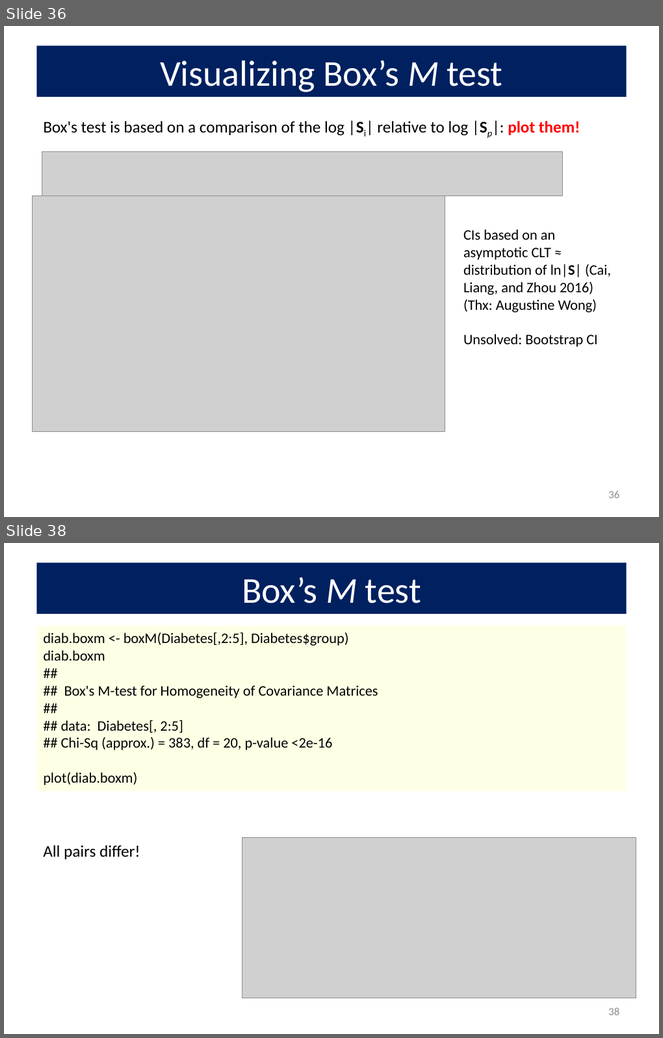
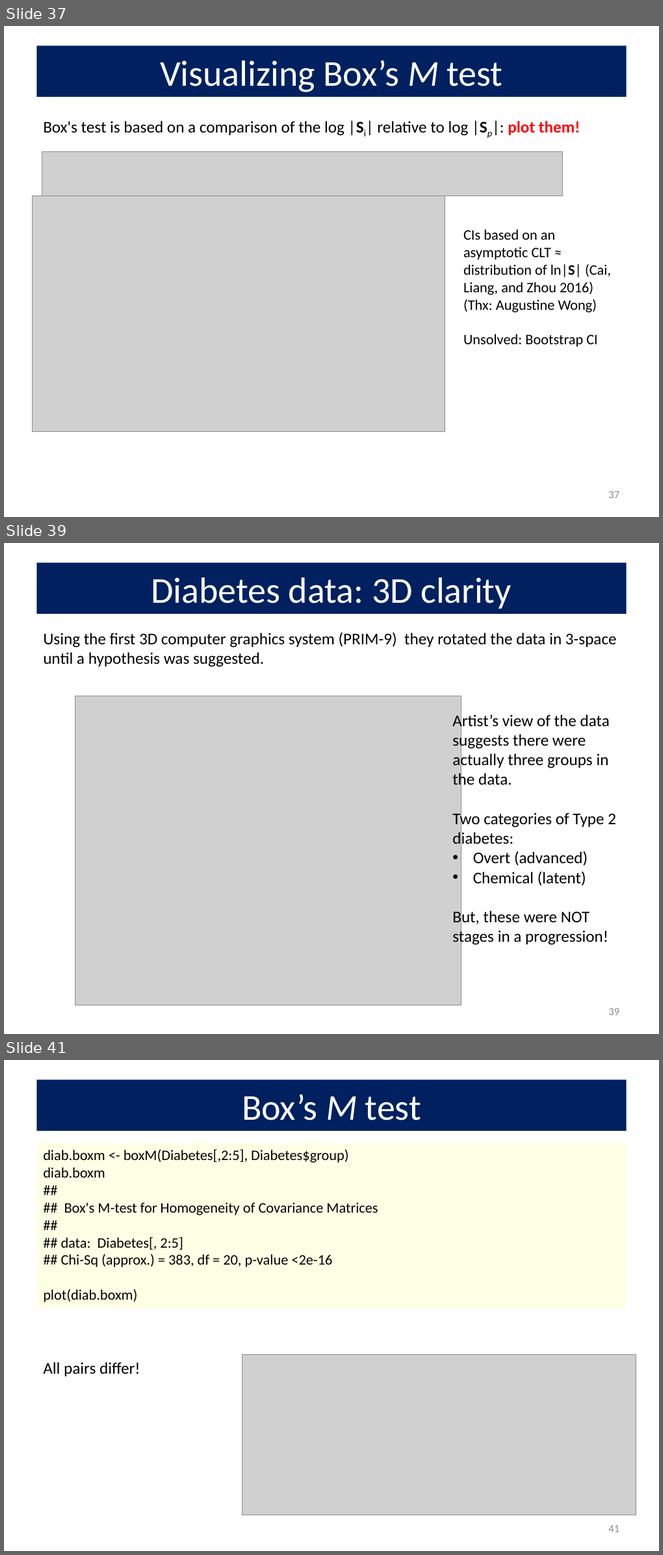
Before and after one commit to friendly/VisMLM-course, a slide deck: lectures/lecture3.pptx. Shown one above the other, each under a label of ours: slides 36 and 38 before the commit, slides 37, 39 and 41 after it; the slides between them are not shown. The pictures are 663x1038 and 663x1555 pixels, drawn with LibreOffice and Linux fonts; fonts in the diff are those of the drawing; grey boxes stand for pictures. Boxes give left, top, right and bottom in pixels: in the first picture for what was removed or moved away, otherwise in the second. Text is boxed around its words. In the diff, an @@ line names an element or a change of style, - is before the commit and + after.

```diff
--- a/lectures/lecture3.pptx
+++ b/lectures/lecture3.pptx
@@ slide 39 added at <box>4,543,659,1034</box>, background #FFFFFF @@
@@ title added at <box>36,563,627,614</box>, fill #002060, 40 pt, text #FFFFFF @@
+Diabetes data: 3D clarity
@@ text added at <box>43,632,617,667</box>, 18 pt, text #000000 @@
+Using the first 3D computer graphics system (PRIM-9) they rotated the data in 3-space until a hypothesis was suggested.
@@ picture added at <box>75,696,462,1005</box> @@
@@ text added at <box>452,713,616,947</box>, 18 pt, text #000000 @@
+Artist’s view of the data suggests there were actually three groups in the data.
+Two categories of Type 2 diabetes:
+• Overt (advanced)
+• Chemical (latent)
+But, these were NOT stages in a progression!
@@ page number added at <box>608,1008,620,1016</box>, 12 pt, text #8C8C8C @@
+39
@@ what was slide 36 is now slide 37 @@
@@ page number at <box>608,491,620,499</box>: text changed @@
-36
+37
@@ what was slide 38 is now slide 41 @@
@@ page number at <box>608,1525,620,1533</box>: text changed @@
-38
+41
```
Also in this commit, not shown: 5 slides changed, 2 other slides added, 5 other files.
